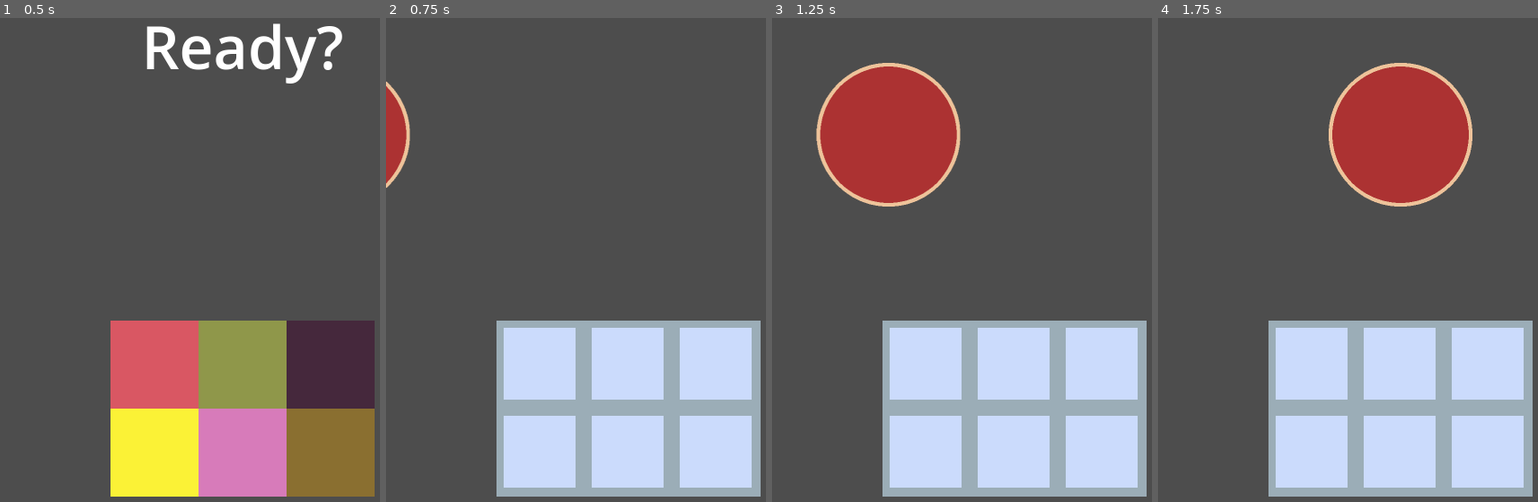
Above: before the commit, frames 1-4 (left to right).
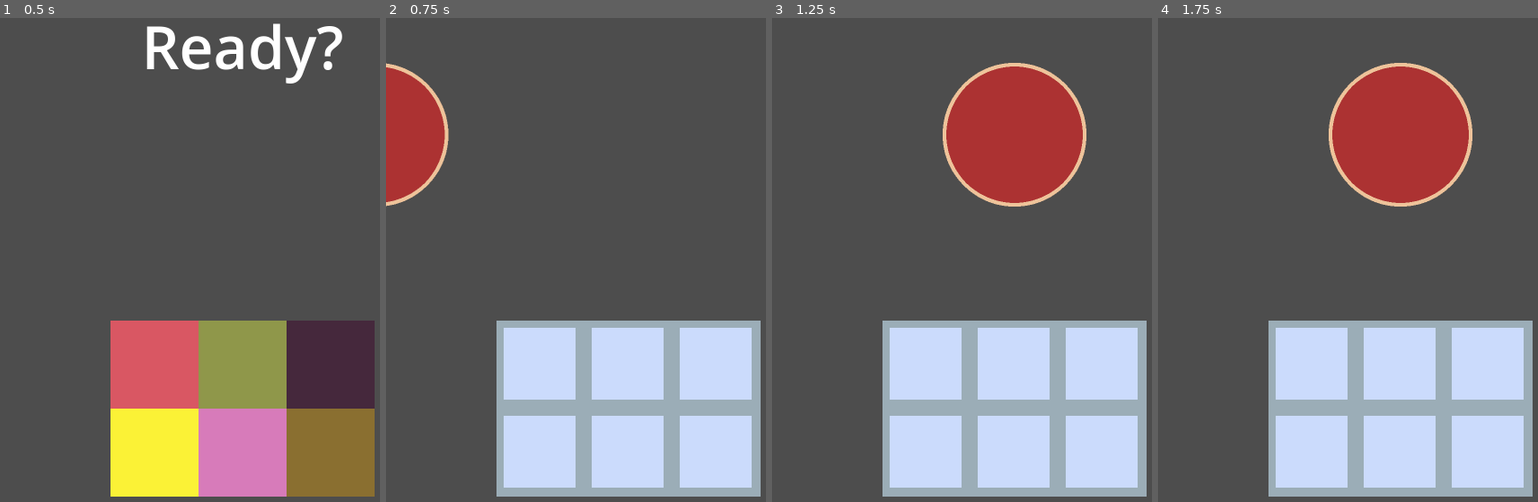
Above: after the commit, the same moments.

Repository: msanatan/EasyPizza
Game: Godot game, scene res://levels/main/game.tscn
The game is run twice, just before and just after one commit, with the same random seed, the same clock (stepped at 60 frames per second) and the same inputs.
Inputs (mouse positions are in pixels of both pictures, inside the frame that each line leads up to):
- Up to frame 1 (0.5 s): no input
- Up to frame 2 (0.75 s): tap Enter at 0.5 s; move the mouse to (541, 366) at 0.52 s; click (541, 366) at 0.6 s
- Up to frame 3 (1.25 s): no input
- Up to frame 4 (1.75 s): move the mouse to (1401, 366) at 1.27 s; click (1401, 366) at 1.35 s

Frame 1 is identical in both runs. In frame 2, 3.0% of the frame differs, in the area x 0-17%, y 9-39%; in frame 3, 17%, in the area x 11-83%, y 9-39%; in frame 4, nothing differs.

Commit message:
Set the pizza animations to 0.5 seconds
Allows games to move more quickly

Diff:
--- a/pizza/pizza.tscn
+++ b/pizza/pizza.tscn
@@ -5,6 +5,7 @@
 
 [sub_resource type="Animation" id="Animation_jgq6y"]
 resource_name = "pizza_enter_scene"
+length = 0.5
 tracks/0/type = "value"
 tracks/0/imported = false
 tracks/0/enabled = true
@@ -12,7 +13,7 @@
 tracks/0/interp = 1
 tracks/0/loop_wrap = true
 tracks/0/keys = {
-"times": PackedFloat32Array(0, 1),
+"times": PackedFloat32Array(0, 0.5),
 "transitions": PackedFloat32Array(1, 1),
 "update": 0,
 "values": [Vector2(-192, 512), Vector2(540, 512)]
@@ -20,6 +21,7 @@
 
 [sub_resource type="Animation" id="Animation_b1x7j"]
 resource_name = "pizza_exit_scene"
+length = 0.5
 tracks/0/type = "value"
 tracks/0/imported = false
 tracks/0/enabled = true
@@ -27,7 +29,7 @@
 tracks/0/interp = 1
 tracks/0/loop_wrap = true
 tracks/0/keys = {
-"times": PackedFloat32Array(0, 1),
+"times": PackedFloat32Array(0, 0.5),
 "transitions": PackedFloat32Array(1, 1),
 "update": 0,
 "values": [Vector2(540, 512), Vector2(540, -192)]
